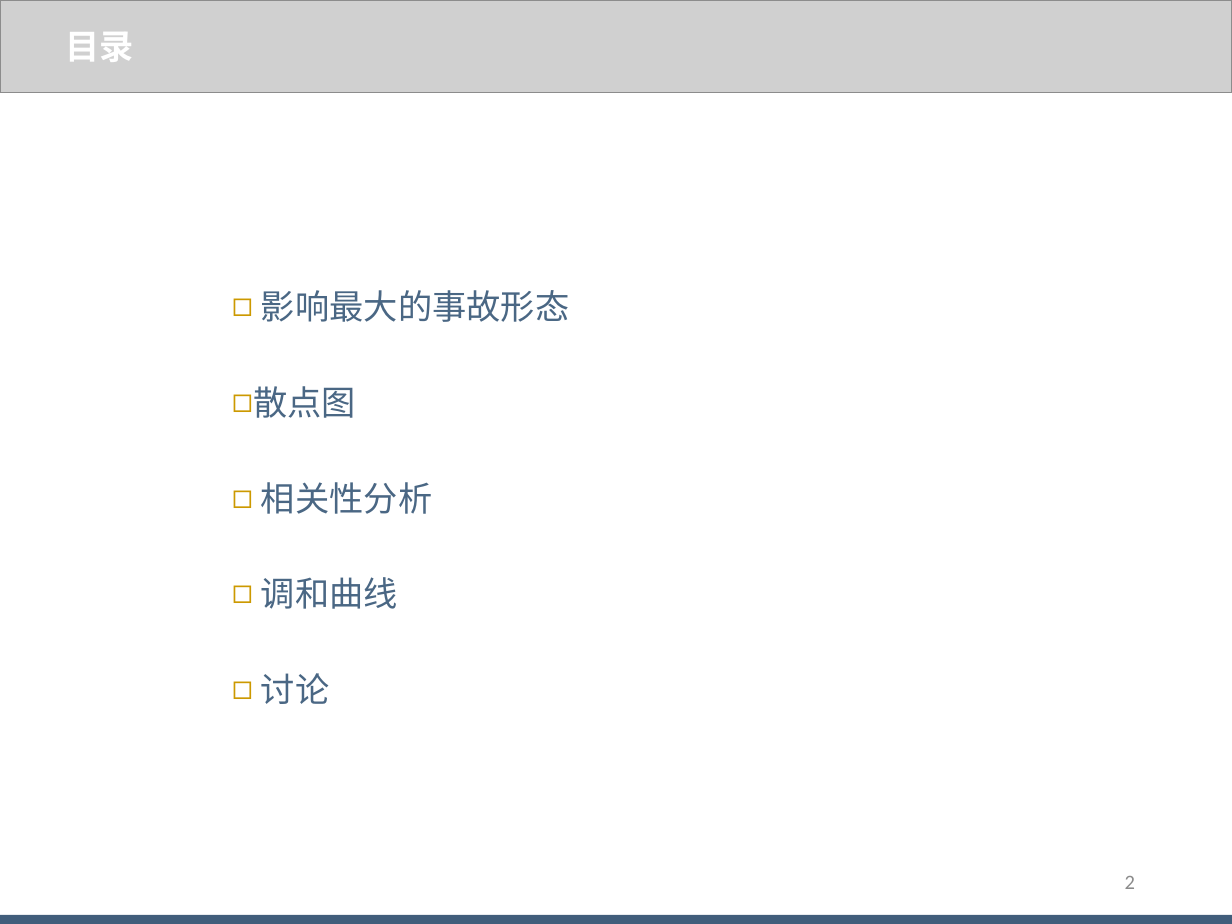
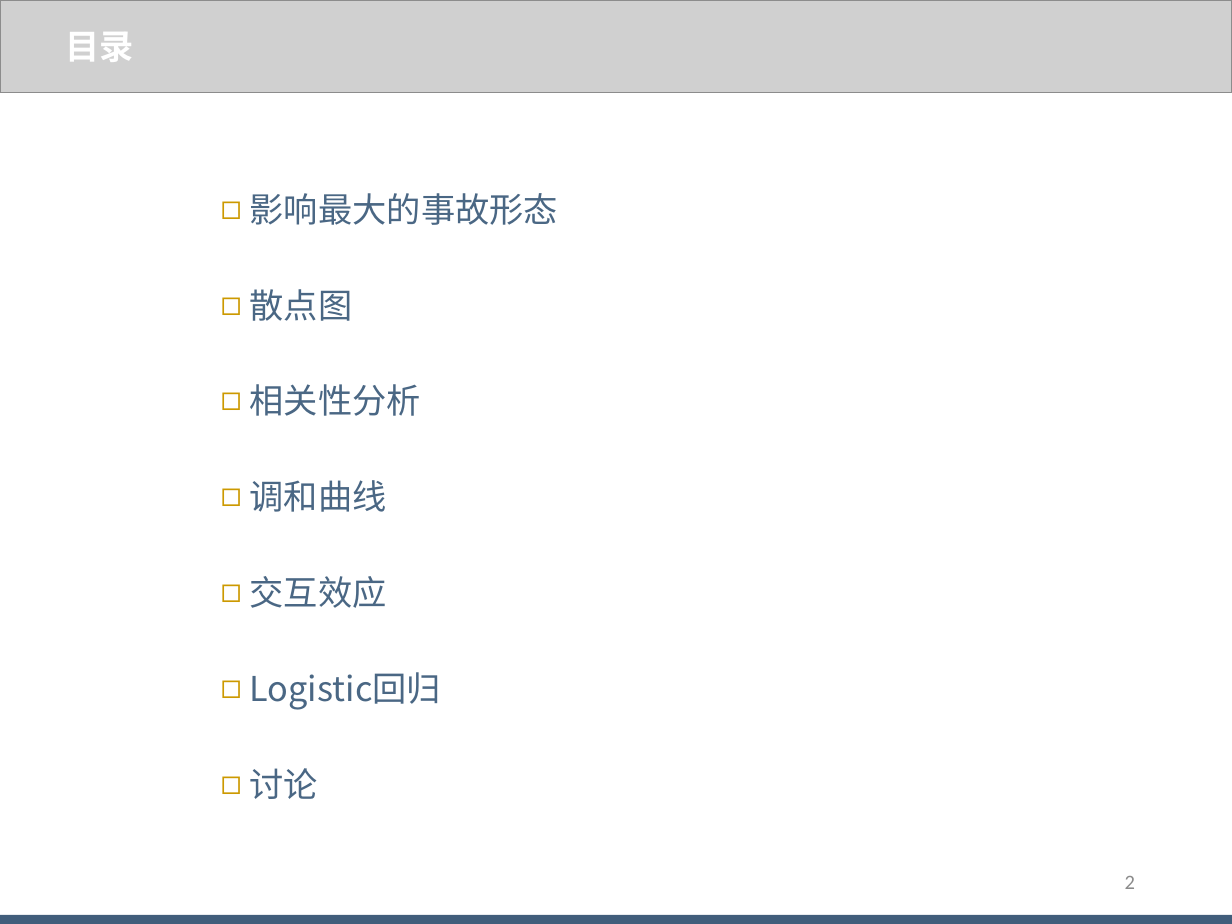
Before and after one commit to WJ-Lai/AccidentMission, a slide deck: slide 2 of 【阶段性汇报】/20180729/阶段性汇报_赖伟鉴_20180729.pptx. Drawn at 1232x924 pixels with LibreOffice and Linux fonts; fonts in the diff are those of the drawing; grey boxes stand for pictures. Boxes give left, top, right and bottom in pixels: in the first picture for what was removed or moved away, otherwise in the second. Text is boxed around its words. In the diff, an @@ line names an element or a change of style, - is before the commit and + after.

```diff
--- a/【阶段性汇报】/20180729/阶段性汇报_赖伟鉴_20180729.pptx
+++ b/【阶段性汇报】/20180729/阶段性汇报_赖伟鉴_20180729.pptx
@@ text "影响最大的事故形态": place and size @@
-text "影响最大的事故形态" at (253, 290, 569, 704)
+text "影响最大的事故形态" at (250, 193, 558, 799)
@@ text at (250, 576, 441, 710): paragraphs added @@
+◻ 交互效应
+◻ Logistic回归
```
Also in this commit, not shown: 1 other slide changed, 1 slide added, 8 slides removed, 6 other files.
